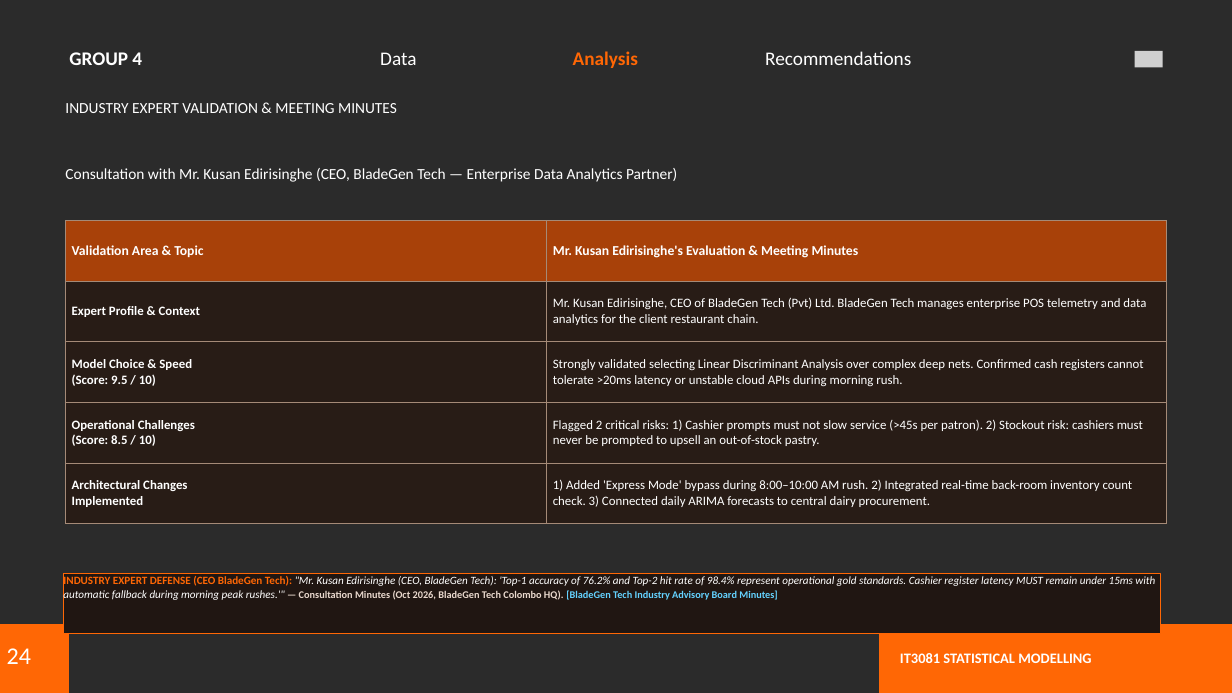
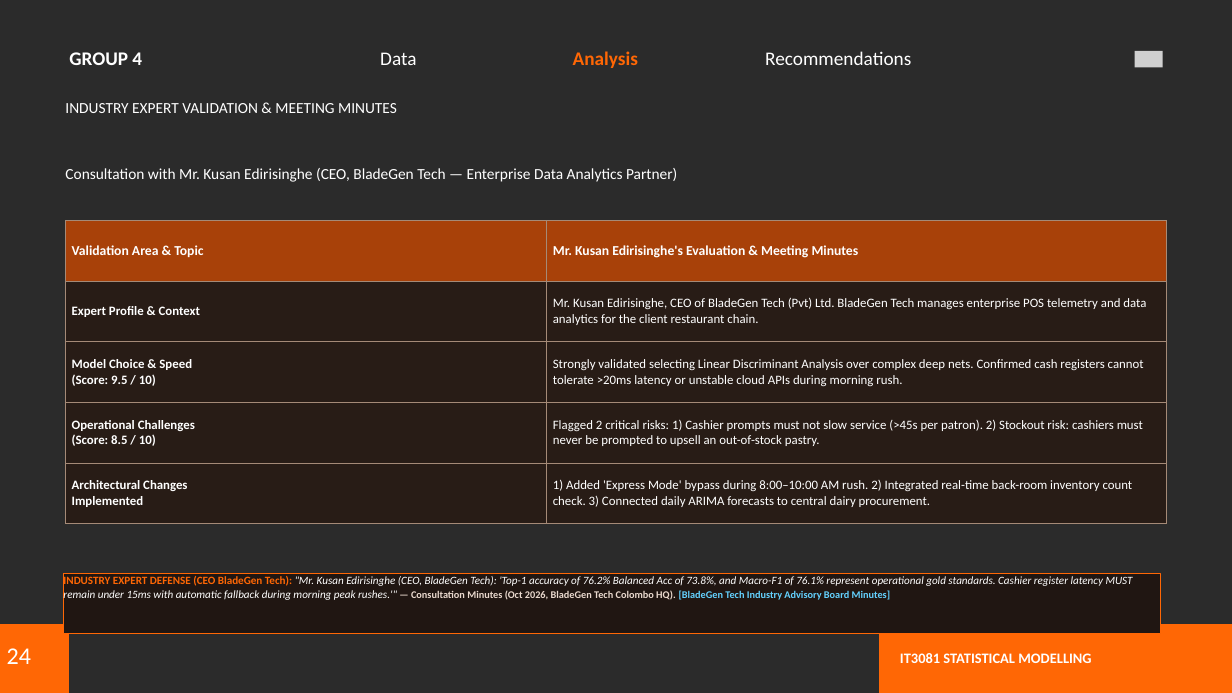
Before and after one commit to raninduwathsal/Uni-SM-Project, a slide deck: slide 24 of Courseweb Documents/SM_Presentation.pptx. Drawn at 1232x693 pixels with LibreOffice and Linux fonts; fonts in the diff are those of the drawing; grey boxes stand for pictures; background and template pictures are left out; a plain dark background stands for a picture behind light text. Boxes give left, top, right and bottom in pixels: in the first picture for what was removed or moved away, otherwise in the second. Text is boxed around its words. In the diff, an @@ line names an element or a change of style, - is before the commit and + after.

Commit message:
Add multi-metric validation suite (Balanced Acc, MCC, Cohen Kappa, Log Loss, Brier Score) and remove iter 2 / Top-2 references

```diff
--- a/Courseweb Documents/SM_Presentation.pptx
+++ b/Courseweb Documents/SM_Presentation.pptx
@@ text in rectangle at [63,575,1133,602]: text changed @@
-INDUSTRY EXPERT DEFENSE (CEO BladeGen Tech): "Mr. Kusan Edirisinghe (CEO, BladeGen Tech): 'Top-1 accuracy of 76.2% and Top-2 hit rate of 98.4% represent operational gold standards. Cashier register latency MUST remain under 15ms with automatic fallback during morning peak rushes.'" — Consultation Minutes (Oct 2026, BladeGen Tech Colombo HQ). [BladeGen Tech Industry Advisory Board Minutes]
+INDUSTRY EXPERT DEFENSE (CEO BladeGen Tech): "Mr. Kusan Edirisinghe (CEO, BladeGen Tech): 'Top-1 accuracy of 76.2% Balanced Acc of 73.8%, and Macro-F1 of 76.1% represent operational gold standards. Cashier register latency MUST remain under 15ms with automatic fallback during morning peak rushes.'" — Consultation Minutes (Oct 2026, BladeGen Tech Colombo HQ). [BladeGen Tech Industry Advisory Board Minutes]
```
Also in this commit, not shown: 5 other slides changed, 4 other files.
